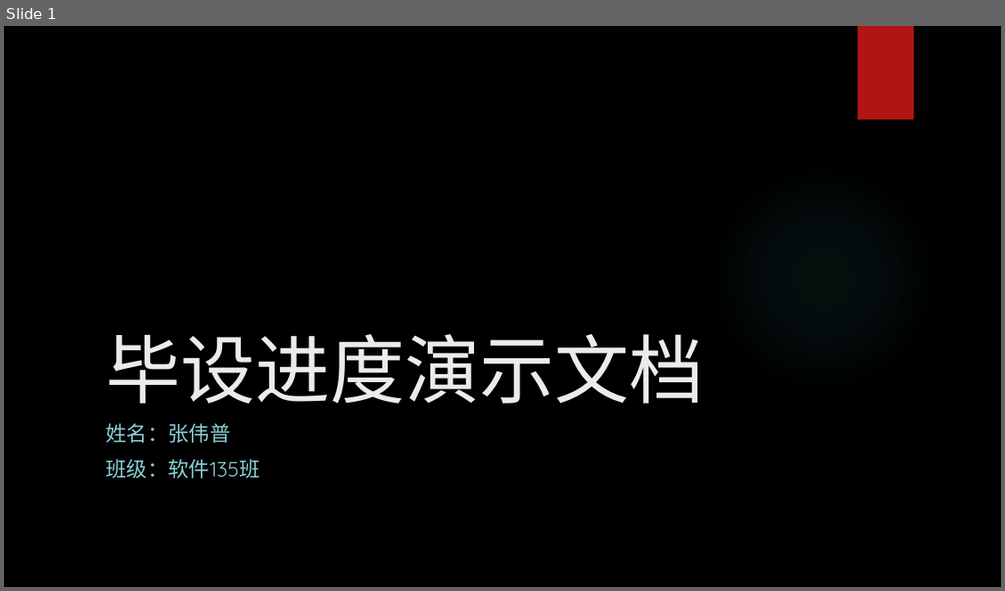
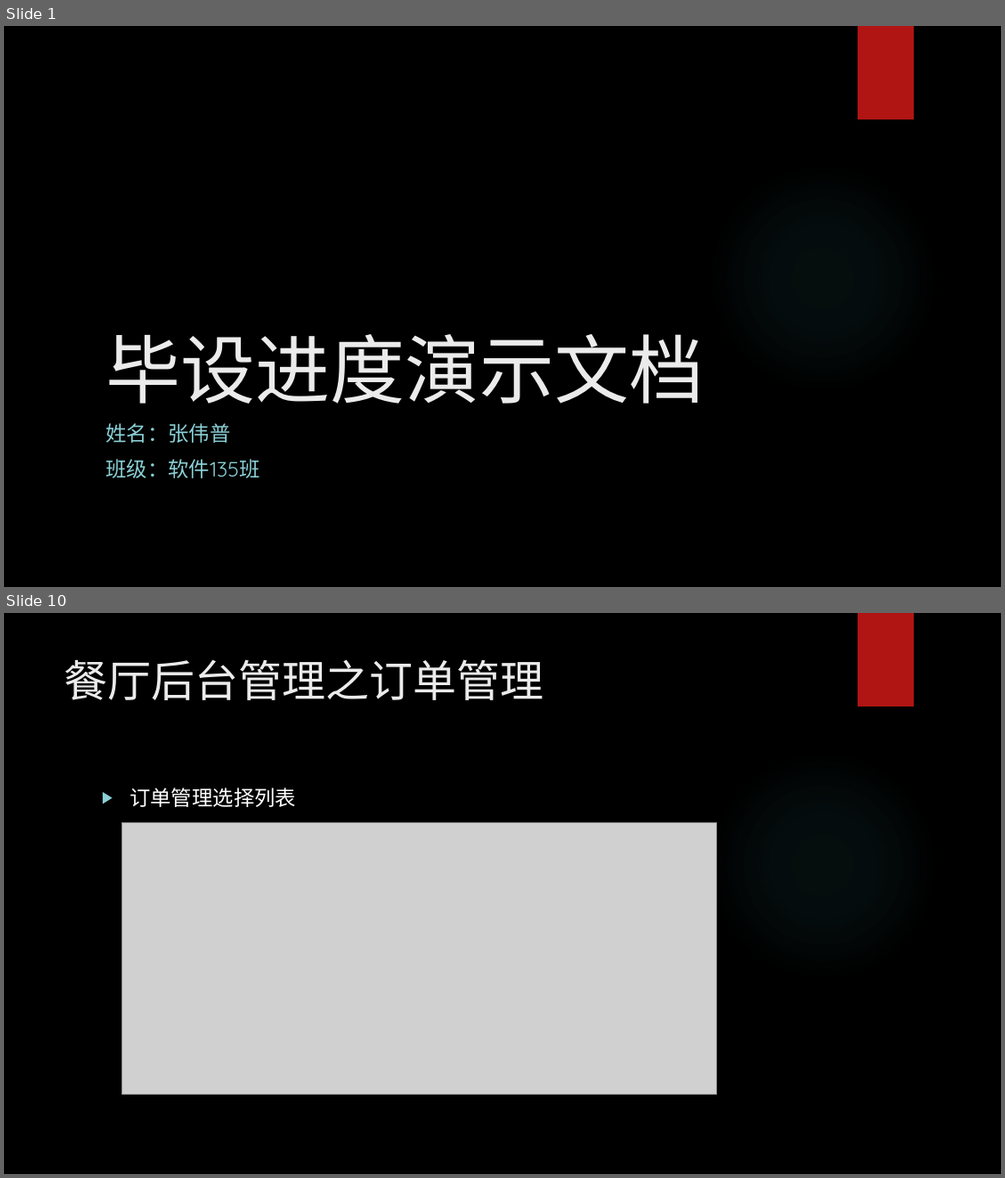
Before and after one commit to zhangweipu/mywork, a slide deck: 毕业设计/毕设演示.pptx. Shown one above the other, each under a label of ours: slide 1 before the commit, slides 1 and 10 after it; the slides between them are not shown. The pictures are 1005x591 and 1005x1178 pixels, drawn with LibreOffice and Linux fonts; fonts in the diff are those of the drawing; grey boxes stand for pictures; background and template pictures are left out. Boxes give left, top, right and bottom in pixels: in the first picture for what was removed or moved away, otherwise in the second. Text is boxed around its words. In the diff, an @@ line names an element or a change of style, - is before the commit and + after.

```diff
--- a/毕业设计/毕设演示.pptx
+++ b/毕业设计/毕设演示.pptx
@@ slide 10 added at [4,613,1001,1174], background picture (left out); not listed: 2 template elements that a slide beside it also shows @@
@@ title added at [65,659,544,700], 42 pt, text #EBEBEB @@
+餐厅后台管理之订单管理
@@ text added at [129,787,296,807], 20 pt, text #FFFFFF @@
+▶ 订单管理选择列表
@@ picture added at [121,822,717,1093] @@
```
Also in this commit, not shown: 1 slide changed, 13 other slides added, 11 other files.
